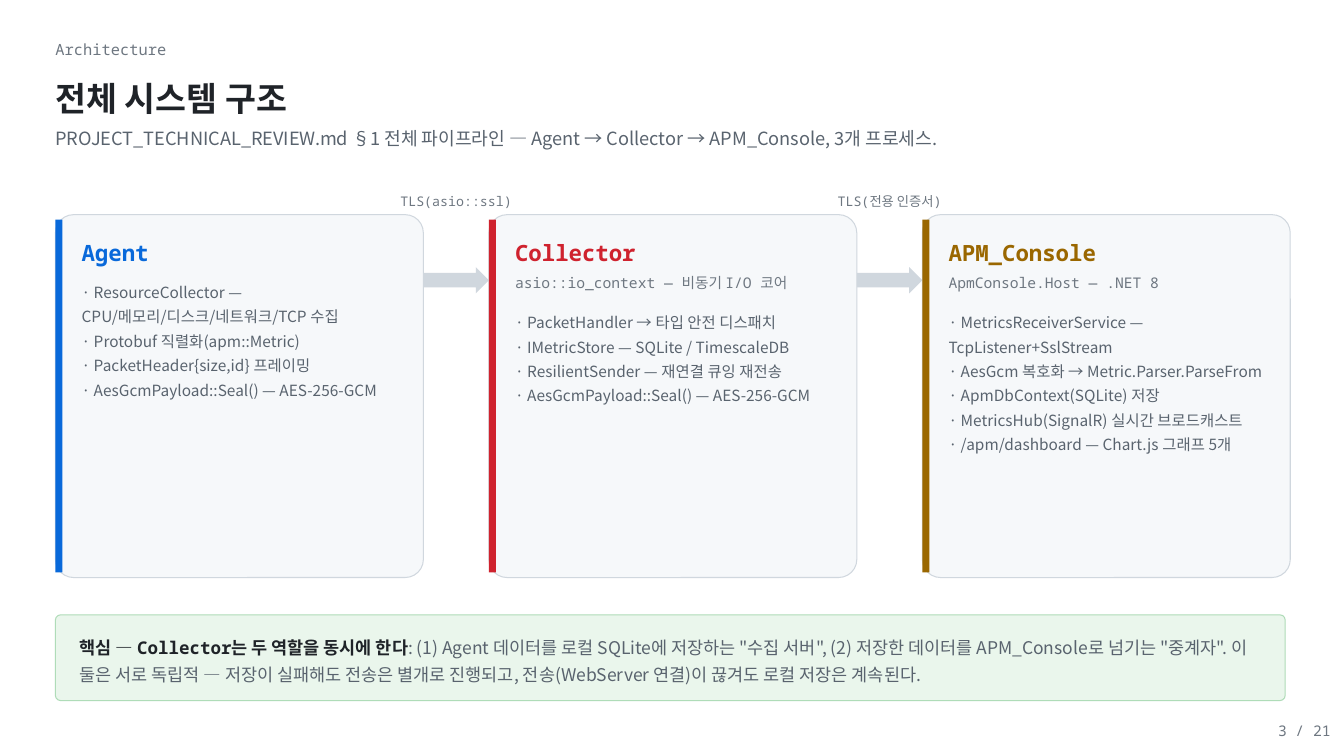
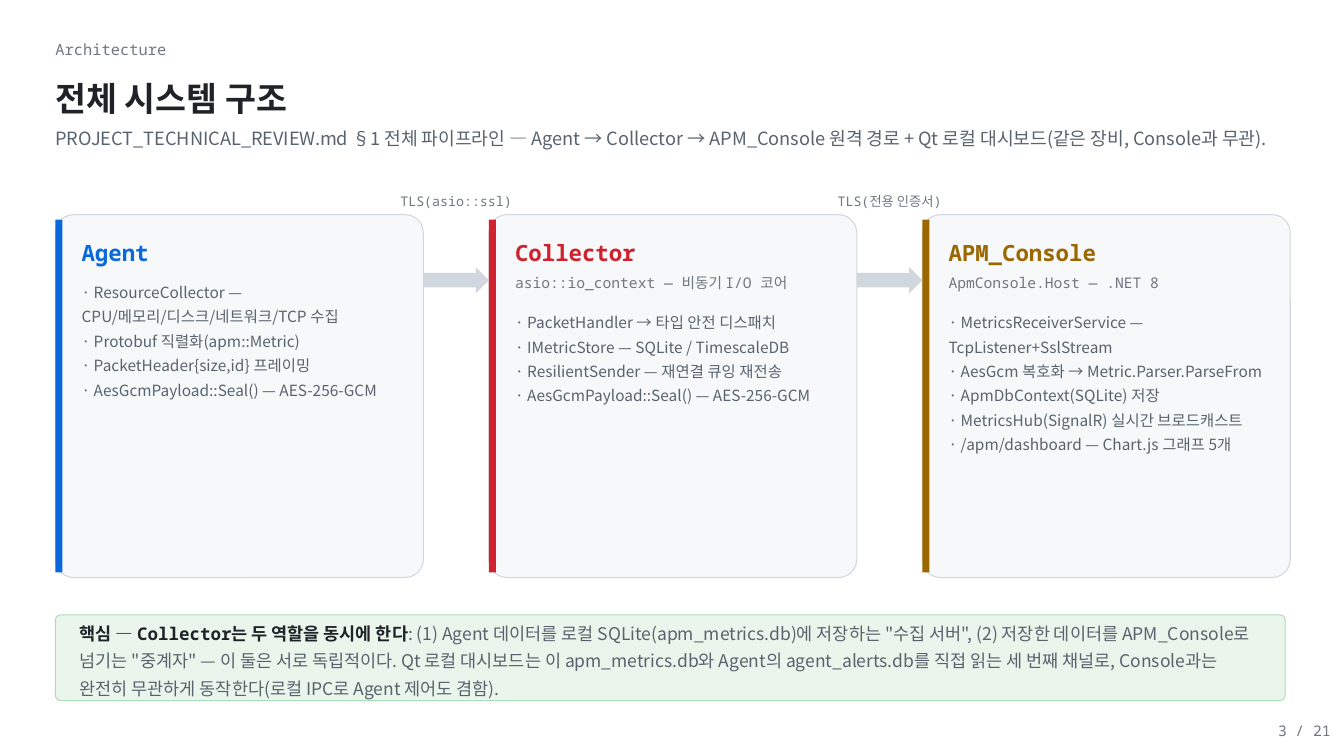
Before and after one commit to shkim4548/APM, a slide deck: slide 3 of Docs/portfolio_apm_light.pptx. Drawn at 1344x756 pixels with LibreOffice and Linux fonts; fonts in the diff are those of the drawing. Boxes give left, top, right and bottom in pixels: in the first picture for what was removed or moved away, otherwise in the second. Text is boxed around its words. In the diff, an @@ line names an element or a change of style, - is before the commit and + after.

```diff
--- a/Docs/portfolio_apm_light.pptx
+++ b/Docs/portfolio_apm_light.pptx
@@ text at (55, 130, 1267, 150): text changed @@
-PROJECT_TECHNICAL_REVIEW.md §1 전체 파이프라인 — Agent → Collector → APM_Console, 3개 프로세스.
+PROJECT_TECHNICAL_REVIEW.md §1 전체 파이프라인 — Agent → Collector → APM_Console 원격 경로 + Qt 로컬 대시보드(같은 장비, Console과 무관).
@@ text at (80, 625, 1250, 700): text changed @@
-핵심 — Collector는 두 역할을 동시에 한다: (1) Agent 데이터를 로컬 SQLite에 저장하는 "수집 서버", (2) 저장한 데이터를 APM_Console로 넘기는 "중계자". 이 둘은 서로 독립적 — 저장이 실패해도 전송은 별개로 진행되고, 전송(WebServer 연결)이 끊겨도 로컬 저장은 계속된다.
+핵심 — Collector는 두 역할을 동시에 한다: (1) Agent 데이터를 로컬 SQLite(apm_metrics.db)에 저장하는 "수집 서버", (2) 저장한 데이터를 APM_Console로 넘기는 "중계자" — 이 둘은 서로 독립적이다. Qt 로컬 대시보드는 이 apm_metrics.db와 Agent의 agent_alerts.db를 직접 읽는 세 번째 채널로, Console과는 완전히 무관하게 동작한다(로컬 IPC로 Agent 제어도 겸함).
```
Also in this commit, not shown: 9 other slides changed, 1 slide added, 1 slide removed, 4 other files.
